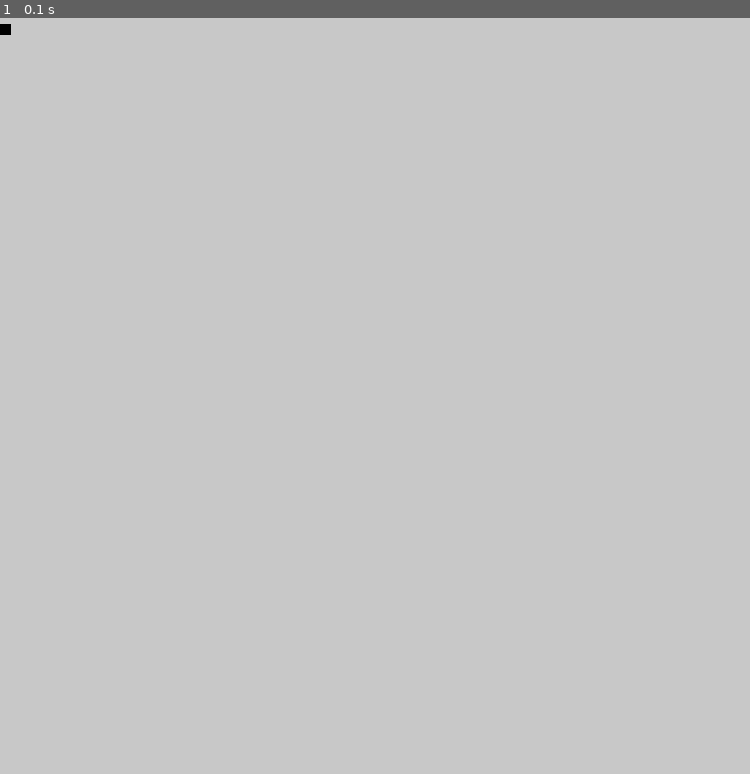
Above: before the commit, frame 1.
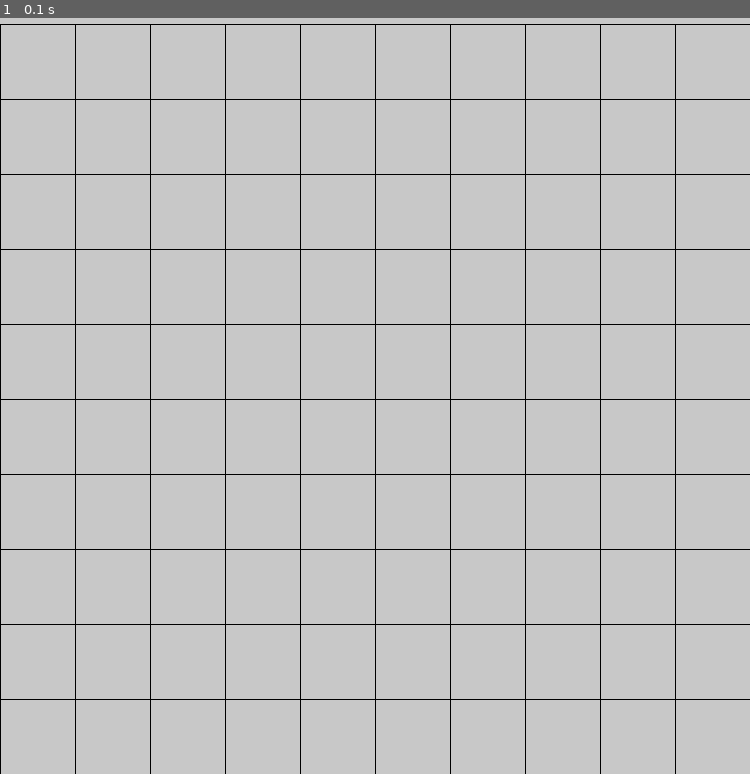
Above: after the commit, the same moment.

Repository: chenxk619/test
Game: pygame game, started from minesweeper.py
The game is run twice, just before and just after one commit, with the same random seed, the same clock (stepped at 60 frames per second) and the same inputs.
Inputs:
- Up to frame 1 (0.1 s): no input

The runs differ from the first frame. In frame 1, 2.6% of the frame differs, in the area x 0-100%, y 0-100%.

Commit message:
Update minesweeper.py

Diff:
--- a/minesweeper.py
+++ b/minesweeper.py
@@ -104,7 +104,7 @@
 
 def game(screen, width, displacement):
 	#The board size should be changed by the difficultly
-	board = Board(10, width, 10)
+	board = Board(10, 10, width)
 	start = True
 	bomb_list = []
 	additional = 0
@@ -118,7 +118,7 @@
 
 
 	#Set a few grids to contain bombs
-	for i in range(len(board.content * board.content) // board.bomb_perc + additional):
+	for i in range(len((board.content * board.content) // board.bomb_perc) + additional):
 		x = random.randint(0, len(board.content - 1))
 		y = random.randint(0, len(board.content - 1))
 		if [x,y] not in bomb_list:
